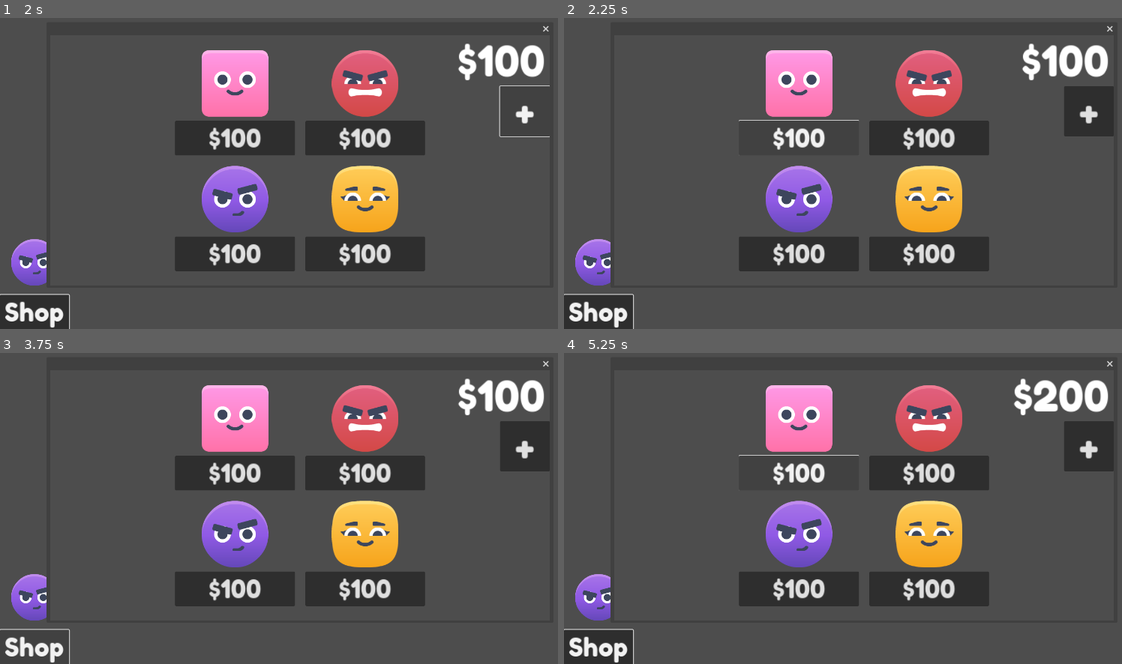
Above: before the commit, frames 1-4 (two rows, left to right).
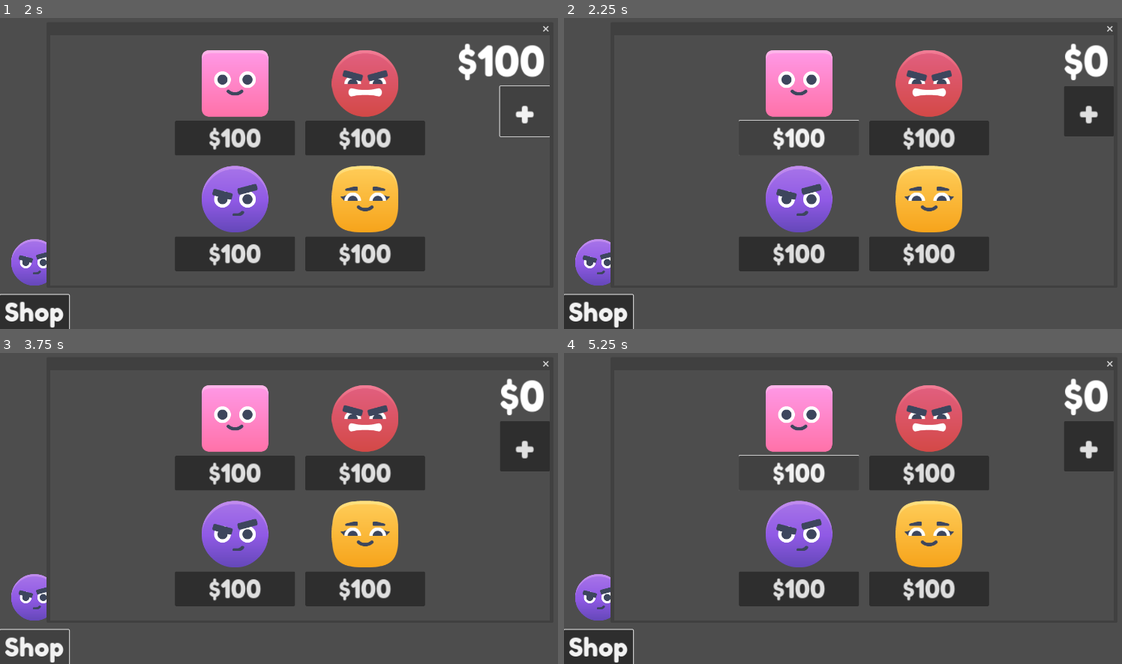
Above: after the commit, the same moments.

Repository: Abdulkader-Safi/in_game_currency_godot
Game: Godot game, scene res://Scenes/Main.tscn
The game is run twice, just before and just after one commit, with the same random seed, the same clock (stepped at 60 frames per second) and the same inputs.
Inputs:
- Up to frame 1 (2 s): click "Shop" at 0.5 s; click "+" at 1.25 s
- Up to frame 2 (2.25 s): click "$100" at 2 s
- Up to frame 3 (3.75 s): click "Shop" at 2.75 s; click "Shop" at 3.5 s
- Up to frame 4 (5.25 s): click "+" at 4.25 s; click "$100" at 5 s

Frame 1 is identical in both runs. In frame 2, 0.7% of the frame differs, in the area x 82-98%, y 8-20%; in frame 3, 0.7%; in frame 4, 0.9%, in the area x 80-98%, y 8-20%.

Commit message:
Enhance ShopWindow functionality by connecting buy buttons and updating coin management logic

Diff:
--- a/Scenes/Main.tscn
+++ b/Scenes/Main.tscn
@@ -41,7 +41,7 @@
 size = Vector2i(1200, 600)
 script = ExtResource("4_ld387")
 
-[node name="CoinLabel" type="Label" parent="ShopWindow"]
+[node name="CoinLabel" type="Label" parent="ShopWindow" groups=["BuyButton"]]
 anchors_preset = 1
 anchor_left = 1.0
 anchor_right = 1.0
@@ -102,7 +102,7 @@
 texture = ExtResource("5_ff3ab")
 stretch_mode = 3
 
-[node name="BuyButton" type="Button" parent="ShopWindow/GridContainer/Items"]
+[node name="BuyButton" type="Button" parent="ShopWindow/GridContainer/Items" groups=["BuyButton"]]
 layout_mode = 2
 size_flags_vertical = 3
 theme_override_fonts/font = ExtResource("2_l4nqe")
@@ -121,7 +121,7 @@
 texture = ExtResource("6_7ffnv")
 stretch_mode = 3
 
-[node name="BuyButton" type="Button" parent="ShopWindow/GridContainer/Items2"]
+[node name="BuyButton" type="Button" parent="ShopWindow/GridContainer/Items2" groups=["BuyButton"]]
 layout_mode = 2
 size_flags_vertical = 3
 theme_override_fonts/font = ExtResource("2_l4nqe")
@@ -140,7 +140,7 @@
 texture = ExtResource("1_sq00x")
 stretch_mode = 3
 
-[node name="BuyButton" type="Button" parent="ShopWindow/GridContainer/Items3"]
+[node name="BuyButton" type="Button" parent="ShopWindow/GridContainer/Items3" groups=["BuyButton"]]
 layout_mode = 2
 size_flags_vertical = 3
 theme_override_fonts/font = ExtResource("2_l4nqe")
@@ -159,7 +159,7 @@
 texture = ExtResource("8_qni1r")
 stretch_mode = 3
 
-[node name="BuyButton" type="Button" parent="ShopWindow/GridContainer/Items4"]
+[node name="BuyButton" type="Button" parent="ShopWindow/GridContainer/Items4" groups=["BuyButton"]]
 layout_mode = 2
 size_flags_vertical = 3
 theme_override_fonts/font = ExtResource("2_l4nqe")
--- a/Scripts/Global/Global.gd
+++ b/Scripts/Global/Global.gd
@@ -23,9 +23,11 @@
 
 func load_data() -> void:
   var file: FileAccess = FileAccess.open(path, FileAccess.READ)
-  if FileAccess.file_exists(path):
-    var game_data: Dictionary = file.get_var()
-    data = game_data['data']
+  if !FileAccess.file_exists(path):
+    return
+
+  var game_data: Dictionary = file.get_var()
+  data = game_data['data']
   file.close()
 
 func get_coins_as_text() -> String:
--- a/Scripts/shop_window.gd
+++ b/Scripts/shop_window.gd
@@ -1,10 +1,32 @@
 extends Window
 
-var coins: int
+var buy_buttons: Array[Node]
 
 func _ready():
-	$CoinLabel.text = "$" + str(coins)
+	Global.load_data()
+	$CoinLabel.text = Global.get_coins_as_text()
 	hide()
+
+	connect_signals()
+
+func connect_signals():
+	buy_buttons = get_tree().get_nodes_in_group("BuyButton")
+	for child in buy_buttons:
+		if child is Button:
+			child.connect("pressed", _on_button_pressed.bind(child, buy_buttons.find(child)))
+
+func _on_button_pressed(button: Button, button_index: int):
+	if button.text.contains("$"):
+		var item_price: int = int(button.text.replace("$", ""))
+		print(item_price)
+
+		if Global.data['coins'] >= item_price:
+			Global.data['items'][Global.data['items'].keys()[button_index]] = true
+			Global.data['coins'] -= item_price
+			$CoinLabel.text = Global.get_coins_as_text()
+			Global.save_data()
+		else:
+			print("Not enough coins")
 
 func _on_close_requested():
 	hide()
@@ -13,3 +35,4 @@
 func _on_increase_coin_button_pressed():
 	Global.data["coins"] += 100
 	$CoinLabel.text = Global.get_coins_as_text()
+	Global.save_data()
